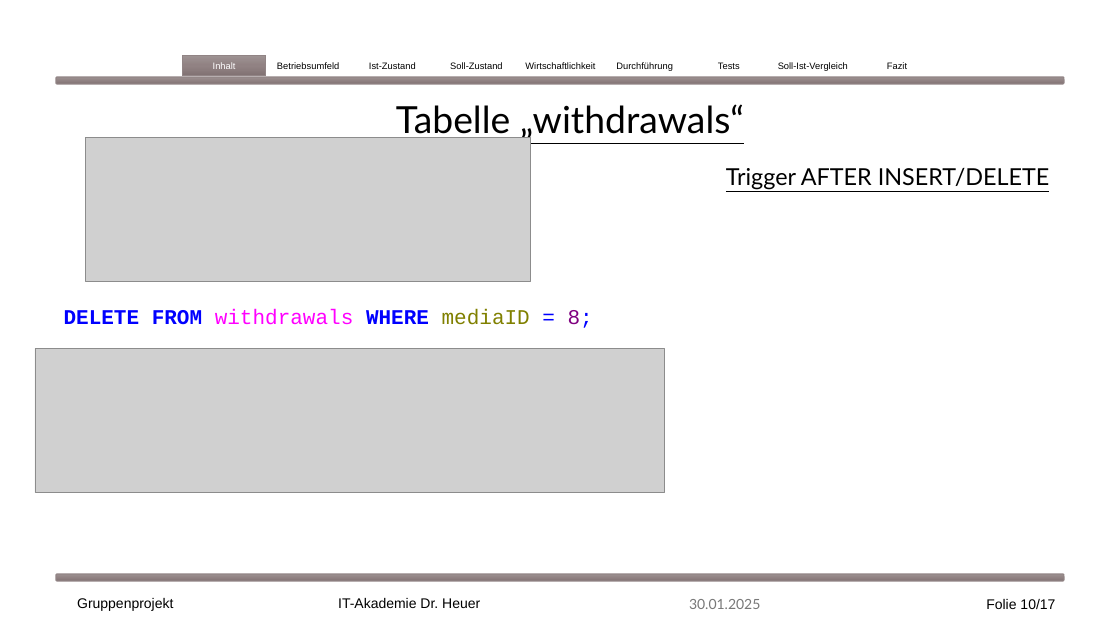
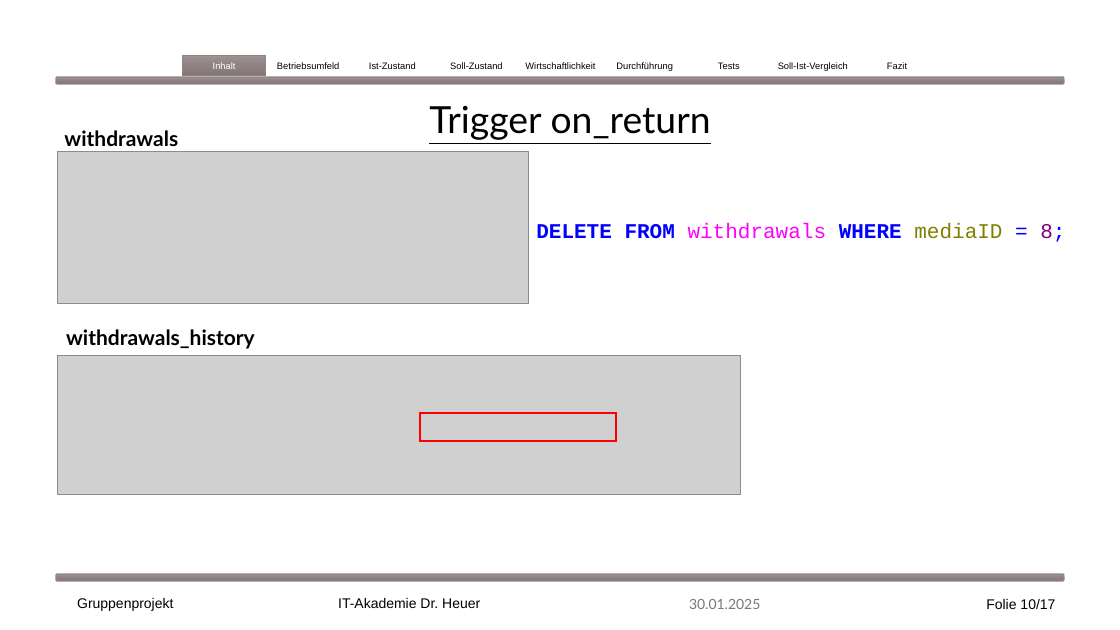
Before and after one commit to EkaterinaShmeleva/MediaManagementSystem, a slide deck: slide 10 of Medienverwaltungsdatenbank Gruppe1.pptx. Drawn at 1120x630 pixels with LibreOffice and Linux fonts; fonts in the diff are those of the drawing; grey boxes stand for pictures. Boxes give left, top, right and bottom in pixels: in the first picture for what was removed or moved away, otherwise in the second. Text is boxed around its words. In the diff, an @@ line names an element or a change of style, - is before the commit and + after.

Commit message:
Updated withdrawal trigger presentation

```diff
--- a/Medienverwaltungsdatenbank Gruppe1.pptx
+++ b/Medienverwaltungsdatenbank Gruppe1.pptx
@@ text at [429,105,711,140]: text changed @@
-Tabelle „withdrawals“
+Trigger on_return
@@ text added at [64,130,178,146], 18 pt, text #000000, bold @@
+withdrawals
@@ picture: place and size @@
-picture at [86,137,531,281]
+picture at [58,151,528,303]
@@ text removed at [726,168,1050,190] @@
-Trigger AFTER INSERT/DELETE
@@ text "DELETE FROM withdrawals WHERE mediaID ...": place and size @@
-text "DELETE FROM withdrawals WHERE mediaID ..." at [64,309,593,328]
+text "DELETE FROM withdrawals WHERE mediaID ..." at [536,223,1065,242]
@@ text added at [66,329,255,349], 18 pt, text #000000, bold @@
+withdrawals_history
@@ picture: place and size @@
-picture at [35,349,665,493]
+picture at [58,355,741,495]
@@ rectangle added at [420,413,616,441], outline #FF0000 1.5 pt @@
```
Also in this commit, not shown: 5 other slides changed, 1 slide added, 2 other files.
